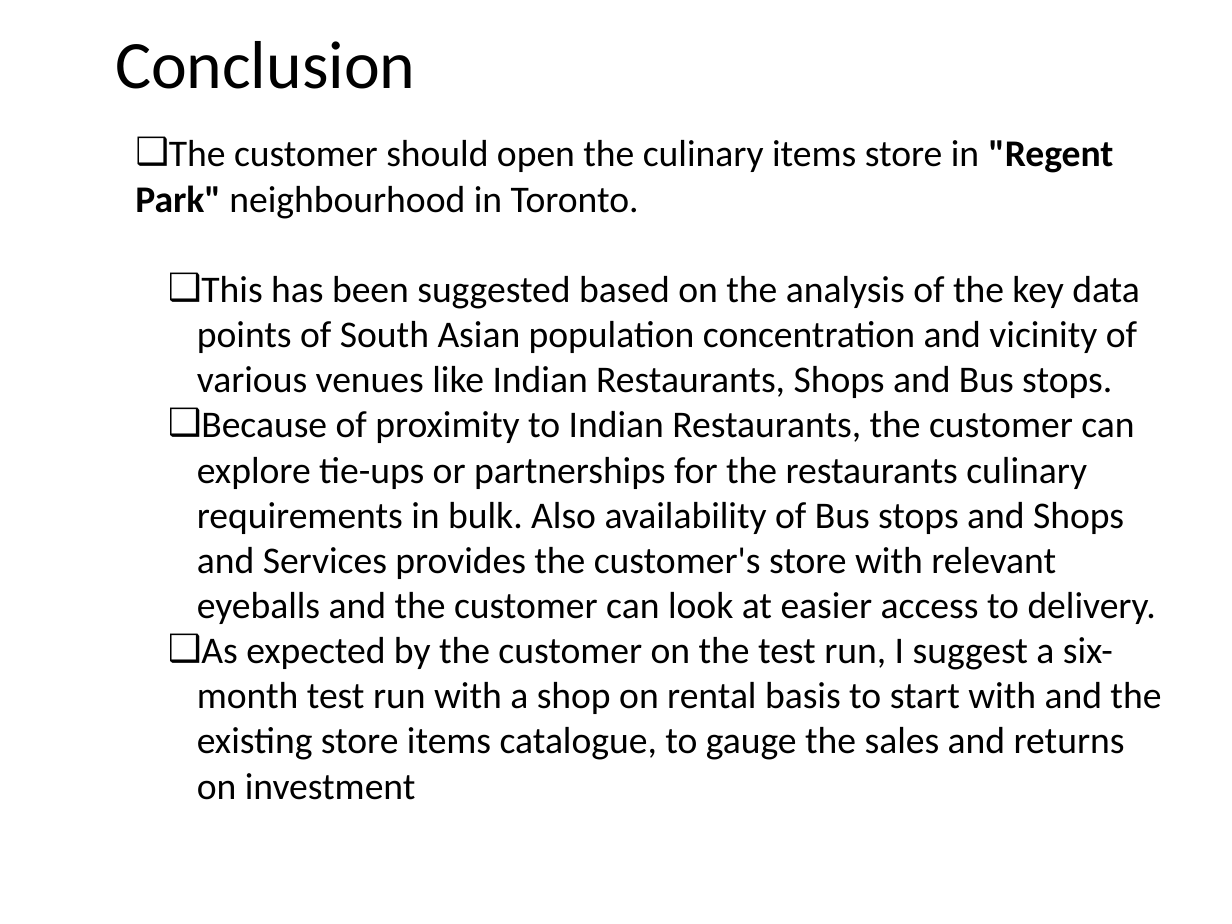
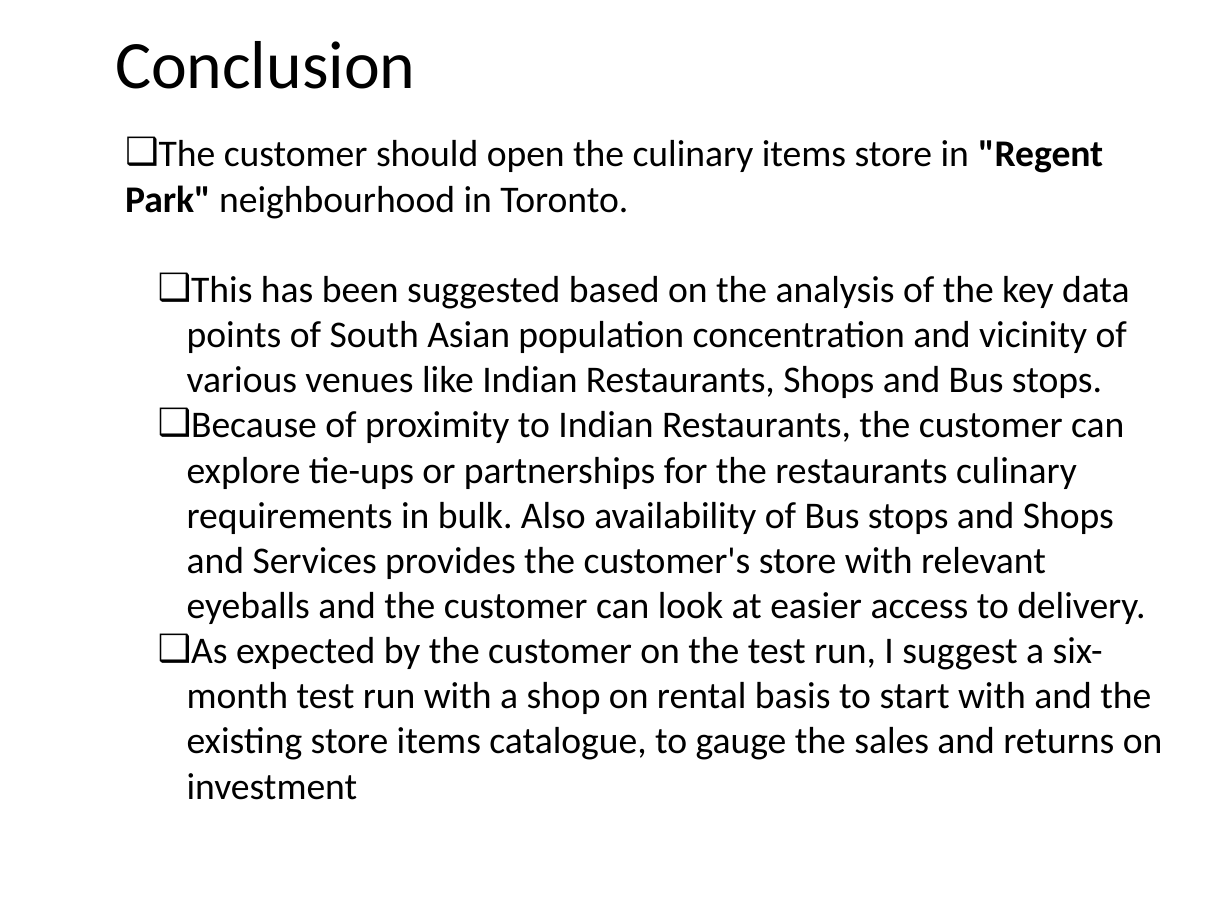
Before and after one commit to mukgithub/Coursera_Capstone, a slide deck: slide 13 of Capstone.pptx (slide 5 before the commit). Drawn at 1232x924 pixels with LibreOffice and Linux fonts; fonts in the diff are those of the drawing. Boxes give left, top, right and bottom in pixels: in the first picture for what was removed or moved away, otherwise in the second. Text is boxed around its words. In the diff, an @@ line names an element or a change of style, - is before the commit and + after.

```diff
--- a/Capstone.pptx
+++ b/Capstone.pptx
@@ text "The customer should open the ..." rewrapped from <box>135,140,1161,800</box> to <box>125,140,1163,800</box> @@
```
Also in this commit, not shown: 3 other slides changed, 8 slides added.
